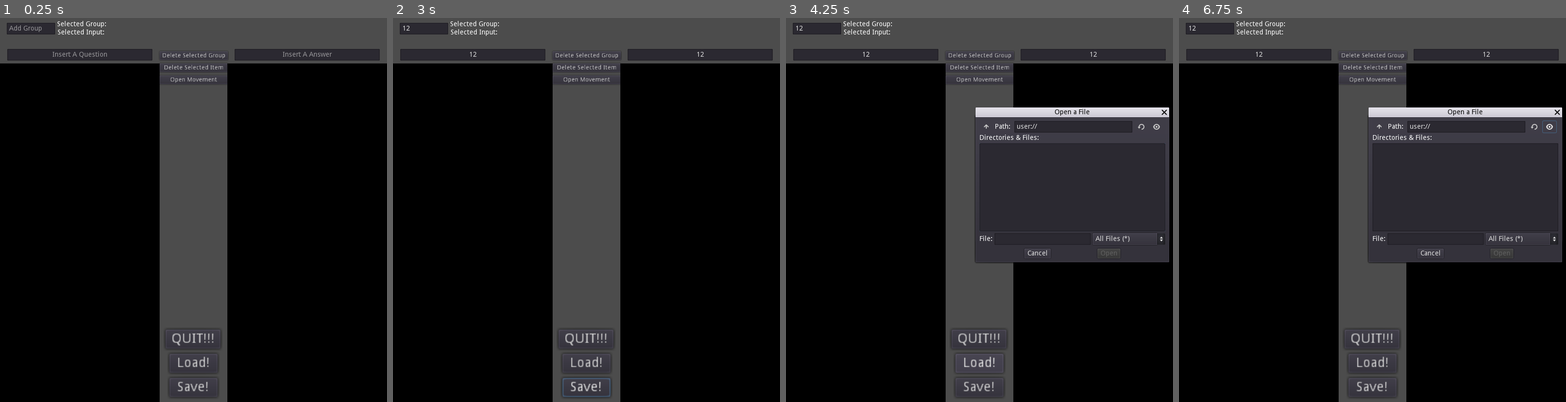
Above: before the commit, frames 1-4 (left to right).
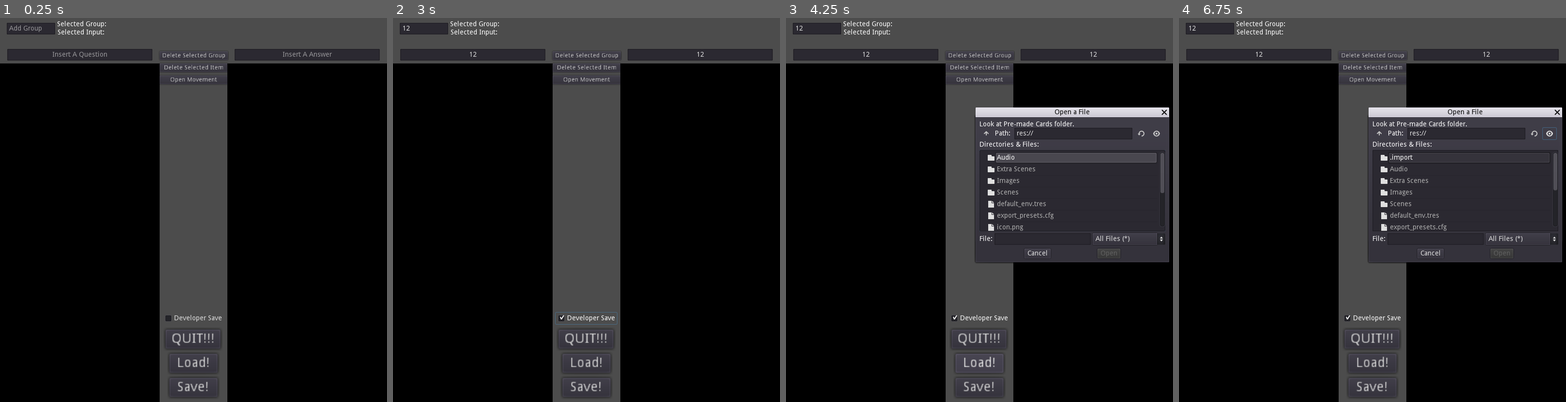
Above: after the commit, the same moments.

Repository: MasterKitten/Addicting-FlashCard-Learning
Game: Godot game, scene res://Scenes/Creation.tscn
Same seed, same stepped clock (60 frames per second), same inputs: the game is played once before the commit and once after it. This scene is started directly instead of the project's main scene.
Inputs (mouse positions are in pixels of both pictures, inside the frame that each line leads up to; where the layout moved, square brackets give the same spot in the first picture):
- Up to frame 1 (0.25 s): no input
- Up to frame 2 (3 s): click (423, 29) at 0.52 s; type "12" at 0.6 s; click (474, 56) at 0.75 s; type "12" at 0.83 s; click (698, 56) at 0.98 s; type "12" at 1.07 s; click "Save!" at 1.25 s; click (543, 221) at 2.02 s; type "12" at 2.1 s; click (586, 317) at 2.75 s, where only the run after the commit has a clickable "Developer Save"
- Up to frame 3 (4.25 s): click "Load!" at 3.5 s
- Up to frame 4 (6.75 s): click (1380, 133) [1380, 125] at 4.25 s; click (1380, 133) [1380, 125] at 5 s; click (1535, 133) [1535, 125] at 5.75 s; click (1550, 133) [1550, 125] at 6.5 s

The runs differ from the first frame. In frame 1, less than 0.1% of the frame differs, in the area x 42-58%, y 77-80%; in frame 2, 0.2%; in frame 3, 2.4%, in the area x 42-98%, y 26-80%; in frame 4, 1.5%.

Commit message:
Audio & feedback
Planning on adding more feedback

Diff:
--- a/Schodot/Scenes/Creation.gd
+++ b/Schodot/Scenes/Creation.gd
@@ -17,9 +17,14 @@
 export (PackedScene) var Labell
 var SelectedLabel = -1
 
+var SaveToDev = false
+
 # Open saving with a button press
 func _on_Save_pressed():
-	get_node("Saving Stuffs/FileDialog").popup()
+	if !SaveToDev:
+		get_node("Saving Stuffs/FileDialog").popup()
+	else:
+		get_node("Saving Stuffs/DeveloperFile").popup()
 
 # From the Godot Tutorial.
 func save():
@@ -52,7 +57,10 @@
 
 # open loading with a button press
 func _on_Load_pressed():
-	get_node("Saving Stuffs/FileDialog2").popup()
+	if !SaveToDev:
+		get_node("Saving Stuffs/FileDialog2").popup()
+	else:
+		get_node("Saving Stuffs/DeveloperFile2").popup()
 
 # When the file to load is selected...
 func _on_FileDialog2_file_selected(path):
@@ -193,12 +201,14 @@
 		var Item = Labell.instance()
 		QuestionGroup.add_child(Item)
 		Item.text = str(i + 1) + ". " + Questions[SelectedGroup][i]
+		Item.ItemThing = i
 		i += 1
 	i = 0
 	while i < Answers[SelectedGroup].size():
 		var Item = Labell.instance()
 		AnswerGroup.add_child(Item)
 		Item.text = str(i + 1) + ". " + Answers[SelectedGroup][i]
+		Item.ItemThing = i
 		i += 1
 
 # This function checks for nothing. Returns true if there is, in fact, nothing
@@ -251,6 +261,7 @@
 			print("Select A Label!")
 	else:
 		print("Even the Questions & Answers!")
+	Pingas()
 
 # This goes back to the main menu
 func _on_Quit_pressed():
@@ -332,3 +343,6 @@
 
 func _on_ToItemThing_text_changed(new_text):
 	AfterItem = int(new_text)
+
+func _on_Checking_toggled(button_pressed):
+	SaveToDev = button_pressed
--- a/Schodot/Scenes/Creation.tscn
+++ b/Schodot/Scenes/Creation.tscn
@@ -14,6 +14,13 @@
 [node name="Saving Stuffs" type="Control" parent="."]
 margin_right = 40.0
 margin_bottom = 40.0
+
+[node name="Checking" type="CheckBox" parent="Saving Stuffs"]
+margin_left = 336.0
+margin_top = 615.0
+margin_right = 463.0
+margin_bottom = 639.0
+text = "Developer Save"
 
 [node name="Save" type="Button" parent="Saving Stuffs"]
 margin_left = 350.0
@@ -47,6 +54,22 @@
 mode = 0
 access = 1
 
+[node name="DeveloperFile" type="FileDialog" parent="Saving Stuffs"]
+margin_left = 173.0
+margin_top = 174.0
+margin_right = 573.0
+margin_bottom = 474.0
+dialog_text = "Look at Pre-made Cards folder."
+
+[node name="DeveloperFile2" type="FileDialog" parent="Saving Stuffs"]
+margin_left = 402.0
+margin_top = 211.0
+margin_right = 802.0
+margin_bottom = 511.0
+window_title = "Open a File"
+dialog_text = "Look at Pre-made Cards folder."
+mode = 0
+
 [node name="Quit" type="Button" parent="Saving Stuffs"]
 margin_left = 342.0
 margin_top = 650.0
@@ -224,10 +247,13 @@
 margin_bottom = 145.0
 text = "Change Item"
 
+[connection signal="toggled" from="Saving Stuffs/Checking" to="." method="_on_Checking_toggled"]
 [connection signal="pressed" from="Saving Stuffs/Save" to="." method="_on_Save_pressed"]
 [connection signal="pressed" from="Saving Stuffs/Load" to="." method="_on_Load_pressed"]
 [connection signal="file_selected" from="Saving Stuffs/FileDialog" to="." method="_on_FileDialog_file_selected"]
 [connection signal="file_selected" from="Saving Stuffs/FileDialog2" to="." method="_on_FileDialog2_file_selected"]
+[connection signal="file_selected" from="Saving Stuffs/DeveloperFile" to="." method="_on_FileDialog_file_selected"]
+[connection signal="file_selected" from="Saving Stuffs/DeveloperFile2" to="." method="_on_FileDialog2_file_selected"]
 [connection signal="pressed" from="Saving Stuffs/Quit" to="." method="_on_Quit_pressed"]
 [connection signal="pressed" from="Group Stuff/Delete Group" to="." method="_on_Delete_Group_pressed"]
 [connection signal="pressed" from="Group Stuff/Delete Item" to="." method="_on_Delete_Item_pressed"]
--- a/Schodot/Scenes/Question & Answer.gd
+++ b/Schodot/Scenes/Game Modes/Question & Answer.gd
@@ -6,6 +6,22 @@
 
 var RNG = RandomNumberGenerator.new()
 var Stop = false
+
+var StartTimer = false
+var timer = 0
+
+func _physics_process(delta):
+	if StartTimer == true:
+		timer += delta
+	if timer >= 1:
+		get_node("Win").visible = false
+		get_node("Lose").visible = false
+		StartTimer = false
+		timer = 0
+		if (SelectedAnswers.size() == 0 && SelectedQuestions.size() == 0):
+			queue_free()
+		else:
+			UpdateText()
 
 func UpdateText():
 	RNG.randomize()
@@ -32,12 +48,12 @@
 func _on_Answer_pressed(Integer):
 	# Programmer, DO SOMETHING WITH THIS!
 	if get_node("Answer 0" + str(Integer)).text == SelectedAnswers[0]:
-		print("Correct!")
-	else:
-		print("Incorrect!")
+		get_node("Win").visible = true
+		get_node("AudioCorrect").play()
+		StartTimer = true
+	if get_node("Answer 0" + str(Integer)).text != SelectedAnswers[0]:
+		get_node("Lose").visible = true
+		get_node("AudioIncorrect").play()
+		StartTimer = true
 	SelectedAnswers.remove(0)
 	SelectedQuestions.remove(0)
-	if (SelectedAnswers.size() == 0 && SelectedQuestions.size() == 0):
-		queue_free()
-	else:
-		UpdateText()
--- /dev/null
+++ b/Schodot/Scenes/Game Modes/Question & Answer.tscn
@@ -0,0 +1,147 @@
+[gd_scene load_steps=5 format=2]
+
+[ext_resource path="res://Images/Lined.png" type="Texture" id=1]
+[ext_resource path="res://Scenes/Game Modes/Question & Answer.gd" type="Script" id=2]
+[ext_resource path="res://Audio/AudioCorrect.wav" type="AudioStream" id=3]
+[ext_resource path="res://Audio/AudioIncorrect.wav" type="AudioStream" id=4]
+
+[node name="Question & Answer" type="TextureRect"]
+margin_left = 60.0
+margin_top = 33.0
+margin_right = 262.0
+margin_bottom = 283.0
+rect_rotation = -90.0
+rect_scale = Vector2( 1.6, 1.6 )
+rect_pivot_offset = Vector2( 101, 125 )
+texture = ExtResource( 1 )
+script = ExtResource( 2 )
+
+[node name="Question Text" type="RichTextLabel" parent="."]
+modulate = Color( 0, 0, 0, 1 )
+margin_left = 30.0
+margin_top = 10.0
+margin_right = 310.0
+margin_bottom = 60.0
+rect_scale = Vector2( 0.5, 0.5 )
+text = "Question 01"
+
+[node name="Answer 00" type="Button" parent="."]
+margin_left = 30.0
+margin_top = 98.0
+margin_right = 380.0
+margin_bottom = 148.0
+rect_scale = Vector2( 0.4, 0.4 )
+text = "Answer 01"
+
+[node name="Answer 01" type="Button" parent="."]
+margin_left = 30.0
+margin_top = 124.0
+margin_right = 380.0
+margin_bottom = 174.0
+rect_scale = Vector2( 0.4, 0.4 )
+text = "Answer 02"
+
+[node name="Answer 02" type="Button" parent="."]
+margin_left = 30.0
+margin_top = 149.5
+margin_right = 380.0
+margin_bottom = 199.5
+rect_scale = Vector2( 0.4, 0.4 )
+text = "Answer 03"
+
+[node name="Answer 03" type="Button" parent="."]
+margin_left = 30.0
+margin_top = 176.0
+margin_right = 380.0
+margin_bottom = 226.0
+rect_scale = Vector2( 0.4, 0.4 )
+text = "Answer 04"
+
+[node name="Win" type="ColorRect" parent="."]
+visible = false
+margin_right = 202.0
+margin_bottom = 249.0
+color = Color( 0, 0.301961, 0.133333, 1 )
+
+[node name="Label" type="Label" parent="Win"]
+modulate = Color( 0, 1, 0.0392157, 1 )
+margin_left = 74.75
+margin_top = 113.75
+margin_right = 135.75
+margin_bottom = 127.75
+text = "CORRECT!"
+
+[node name="CPUParticles2D" type="CPUParticles2D" parent="Win"]
+amount = 100
+lifetime = 2.0
+preprocess = 2.0
+speed_scale = 1.1
+fixed_fps = 120
+spread = 90.0
+gravity = Vector2( 0, 300 )
+orbit_velocity = 0.5
+orbit_velocity_random = 1.0
+color = Color( 0, 1, 0.0392157, 1 )
+
+[node name="CPUParticles2D2" type="CPUParticles2D" parent="Win"]
+position = Vector2( 200, 0 )
+amount = 100
+lifetime = 2.0
+preprocess = 2.0
+speed_scale = 1.1
+fixed_fps = 120
+spread = 90.0
+gravity = Vector2( 0, 300 )
+orbit_velocity = -0.5
+orbit_velocity_random = 1.0
+color = Color( 0, 1, 0.0392157, 1 )
+
+[node name="Lose" type="ColorRect" parent="."]
+visible = false
+margin_right = 202.0
+margin_bottom = 249.0
+color = Color( 0.301961, 0, 0, 1 )
+
+[node name="Label" type="Label" parent="Lose"]
+modulate = Color( 1, 0, 0, 1 )
+margin_left = 66.625
+margin_top = 111.875
+margin_right = 136.625
+margin_bottom = 125.875
+text = "Incorrect..."
+
+[node name="CPUParticles2D" type="CPUParticles2D" parent="Lose"]
+amount = 100
+lifetime = 2.0
+preprocess = 2.0
+speed_scale = 1.1
+fixed_fps = 120
+spread = 90.0
+gravity = Vector2( 0, 200 )
+orbit_velocity = 0.05
+orbit_velocity_random = 1.0
+color = Color( 1, 0, 0, 1 )
+
+[node name="CPUParticles2D2" type="CPUParticles2D" parent="Lose"]
+position = Vector2( 200, 0 )
+amount = 100
+lifetime = 2.0
+preprocess = 2.0
+speed_scale = 1.1
+fixed_fps = 120
+spread = 90.0
+gravity = Vector2( 0, 200 )
+orbit_velocity = -0.05
+orbit_velocity_random = 1.0
+color = Color( 1, 0, 0, 1 )
+
+[node name="AudioCorrect" type="AudioStreamPlayer" parent="."]
+stream = ExtResource( 3 )
+
+[node name="AudioIncorrect" type="AudioStreamPlayer" parent="."]
+stream = ExtResource( 4 )
+
+[connection signal="pressed" from="Answer 00" to="." method="_on_Answer_pressed" binds= [ 0 ]]
+[connection signal="pressed" from="Answer 01" to="." method="_on_Answer_pressed" binds= [ 1 ]]
+[connection signal="pressed" from="Answer 02" to="." method="_on_Answer_pressed" binds= [ 2 ]]
+[connection signal="pressed" from="Answer 03" to="." method="_on_Answer_pressed" binds= [ 3 ]]
--- a/Schodot/Scenes/Level Select.gd
+++ b/Schodot/Scenes/Level Select.gd
@@ -3,7 +3,7 @@
 onready var Practice = get_parent().get_node("Selecting Practice")
 
 func _on_Spanish_pressed():
-	print("Click!")
+	_on_FileDialog_file_selected("res://Pre-made Cards/Spanish")
 
 func _on_Select_Custom_pressed():
 	get_node("FileDialog").popup()
--- a/Schodot/Scenes/Question & Answer.tscn
+++ /dev/null
@@ -1,61 +0,0 @@
-[gd_scene load_steps=3 format=2]
-
-[ext_resource path="res://Images/Lined.png" type="Texture" id=1]
-[ext_resource path="res://Scenes/Question & Answer.gd" type="Script" id=2]
-
-[node name="Question & Answer" type="TextureRect"]
-margin_left = 60.0
-margin_top = 33.0
-margin_right = 262.0
-margin_bottom = 283.0
-rect_rotation = -90.0
-rect_scale = Vector2( 1.6, 1.6 )
-rect_pivot_offset = Vector2( 101, 125 )
-texture = ExtResource( 1 )
-script = ExtResource( 2 )
-
-[node name="Question Text" type="RichTextLabel" parent="."]
-modulate = Color( 0, 0, 0, 1 )
-margin_left = 30.0
-margin_top = 10.0
-margin_right = 310.0
-margin_bottom = 60.0
-rect_scale = Vector2( 0.5, 0.5 )
-text = "Question 01"
-
-[node name="Answer 00" type="Button" parent="."]
-margin_left = 30.0
-margin_top = 98.0
-margin_right = 380.0
-margin_bottom = 148.0
-rect_scale = Vector2( 0.4, 0.4 )
-text = "Answer 01"
-
-[node name="Answer 01" type="Button" parent="."]
-margin_left = 30.0
-margin_top = 124.0
-margin_right = 380.0
-margin_bottom = 174.0
-rect_scale = Vector2( 0.4, 0.4 )
-text = "Answer 02"
-
-[node name="Answer 02" type="Button" parent="."]
-margin_left = 30.0
-margin_top = 149.5
-margin_right = 380.0
-margin_bottom = 199.5
-rect_scale = Vector2( 0.4, 0.4 )
-text = "Answer 03"
-
-[node name="Answer 03" type="Button" parent="."]
-margin_left = 30.0
-margin_top = 176.0
-margin_right = 380.0
-margin_bottom = 226.0
-rect_scale = Vector2( 0.4, 0.4 )
-text = "Answer 04"
-
-[connection signal="pressed" from="Answer 00" to="." method="_on_Answer_pressed" binds= [ 0 ]]
-[connection signal="pressed" from="Answer 01" to="." method="_on_Answer_pressed" binds= [ 1 ]]
-[connection signal="pressed" from="Answer 02" to="." method="_on_Answer_pressed" binds= [ 2 ]]
-[connection signal="pressed" from="Answer 03" to="." method="_on_Answer_pressed" binds= [ 3 ]]
--- a/Schodot/Scenes/Selecting Practice.tscn
+++ b/Schodot/Scenes/Selecting Practice.tscn
@@ -3,7 +3,7 @@
 [ext_resource path="res://Images/Graph.png" type="Texture" id=1]
 [ext_resource path="res://Scenes/Selecting Practice.gd" type="Script" id=2]
 [ext_resource path="res://Extra Scenes/Button2.tscn" type="PackedScene" id=3]
-[ext_resource path="res://Scenes/Question & Answer.tscn" type="PackedScene" id=4]
+[ext_resource path="res://Scenes/Game Modes/Question & Answer.tscn" type="PackedScene" id=4]
 
 [node name="Selecting Practice" type="TextureRect"]
 margin_left = 798.0
Not shown, added: Schodot/Audio/AudioCorrect.wav.import
Not shown, added: Schodot/Audio/AudioIncorrect.wav.import
Not shown, changed: Schodot/export_presets.cfg
Not shown, added: Schodot/Audio/AudioCorrect.wav
Not shown, added: Schodot/Audio/AudioIncorrect.wav
Not shown, added: Schodot/Pre-made Cards/Spanish
